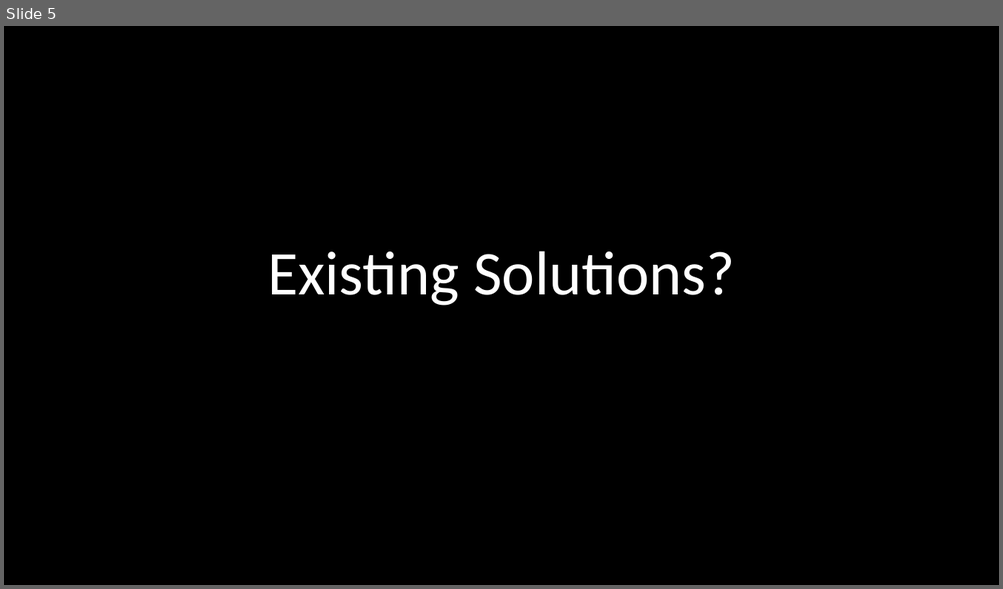
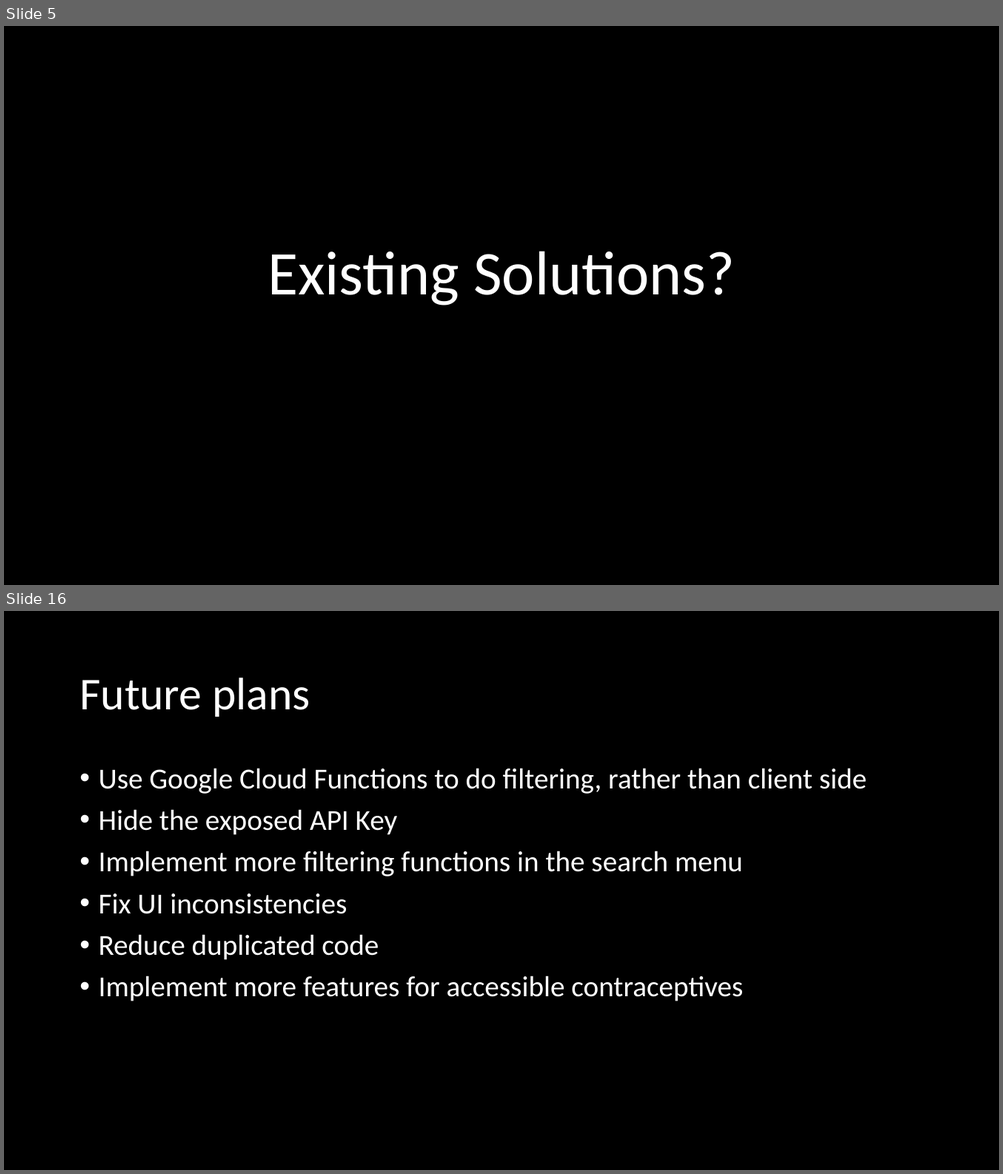
Before and after one commit to DH2018-FindC/FindC, a slide deck: Presentation.pptx. Shown one above the other, each under a label of ours: slide 5 before the commit, slides 5 and 16 after it; the slides between them are not shown. The pictures are 1003x589 and 1003x1174 pixels, drawn with LibreOffice and Linux fonts; fonts in the diff are those of the drawing; background and template pictures are left out. Boxes give left, top, right and bottom in pixels: in the first picture for what was removed or moved away, otherwise in the second. Text is boxed around its words. In the diff, an @@ line names an element or a change of style, - is before the commit and + after.

```diff
--- a/Presentation.pptx
+++ b/Presentation.pptx
@@ slide 16 added at box(4, 611, 999, 1170), background #000000 @@
@@ title added at box(79, 678, 310, 717), 44 pt, text #FFFFFF @@
+Future plans
@@ text added at box(99, 768, 866, 1002), 28 pt, text #FFFFFF @@
+• Use Google Cloud Functions to do filtering, rather than client side
+• Hide the exposed API Key
+• Implement more filtering functions in the search menu
+• Fix UI inconsistencies
+• Reduce duplicated code
+• Implement more features for accessible contraceptives
```
Also in this commit, not shown: 1 slide changed, 10 other slides added, 1 slide removed, 1 other file.
